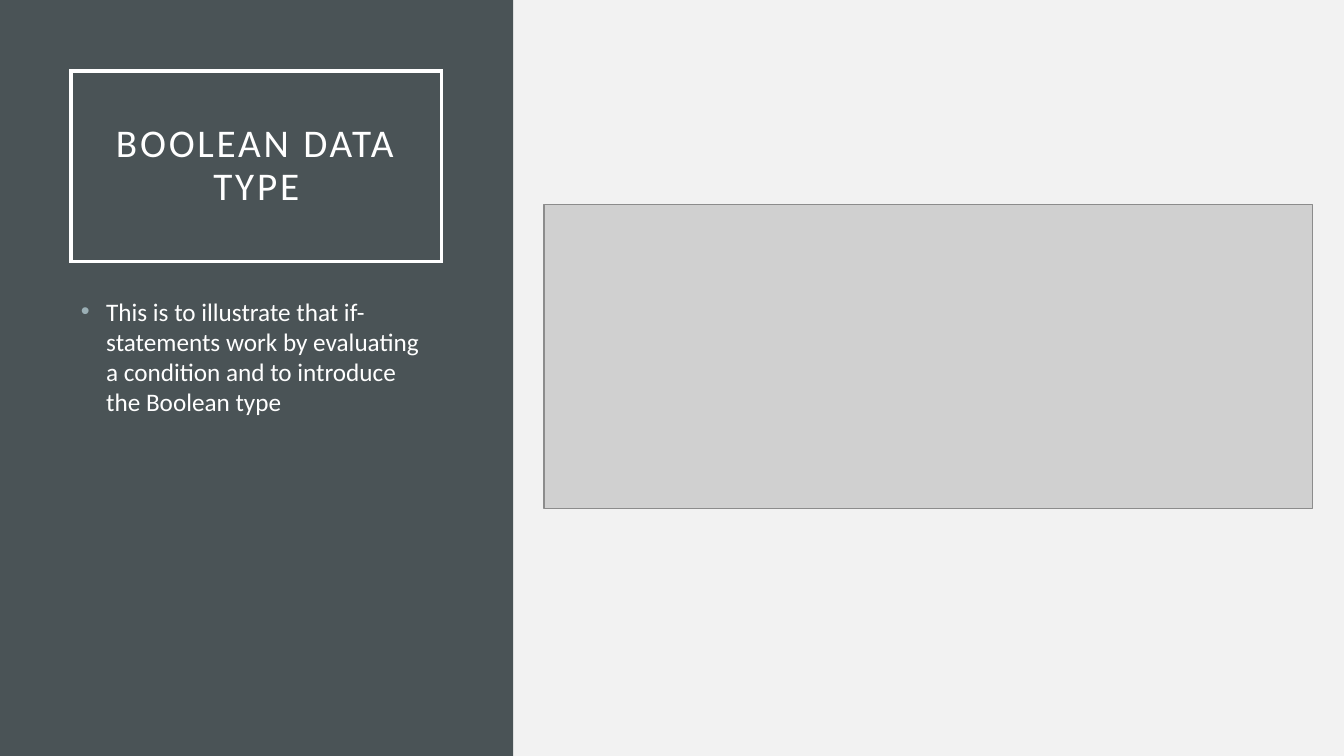
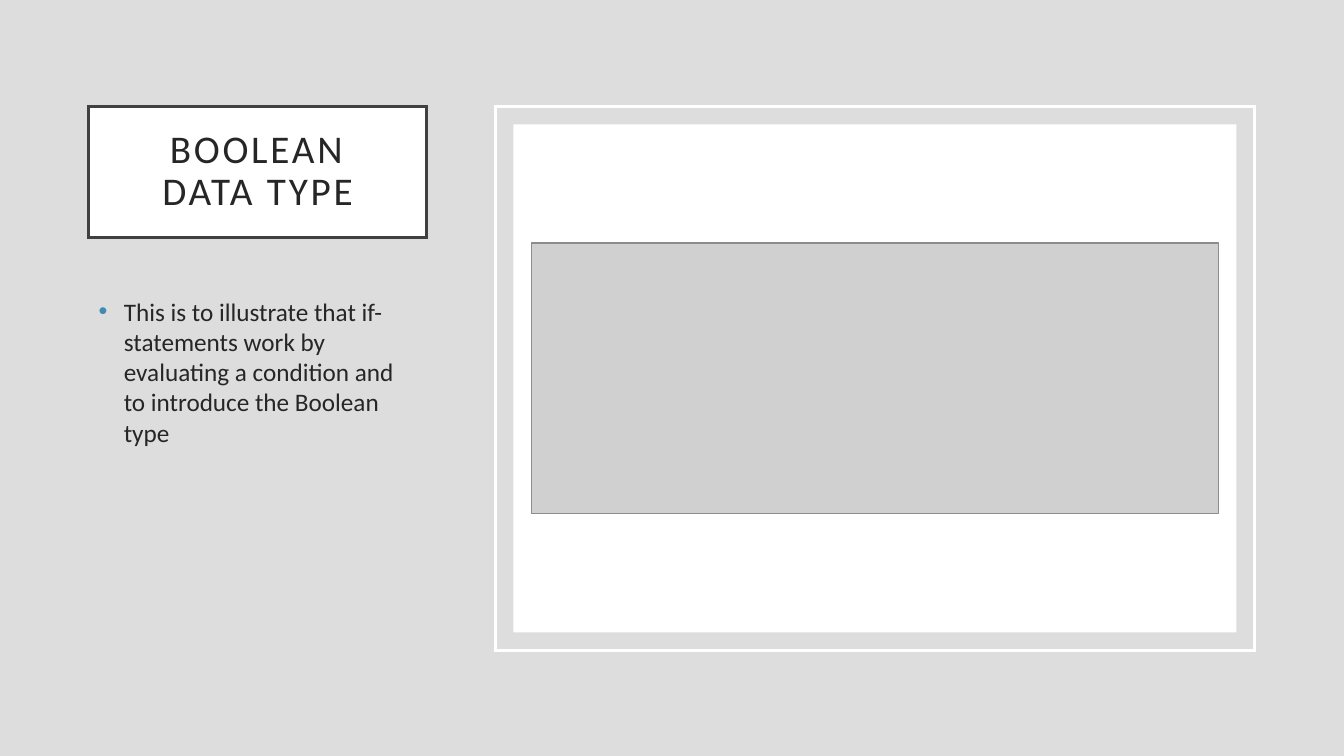
Before and after one commit to rsera/Junior-Knights, a slide deck: slide 12 of Python Lesson 4 If Statement.pptx (slide 10 before the commit). Drawn at 1344x756 pixels with LibreOffice and Linux fonts; fonts in the diff are those of the drawing; grey boxes stand for pictures. Boxes give left, top, right and bottom in pixels: in the first picture for what was removed or moved away, otherwise in the second. Text is boxed around its words. In the diff, an @@ line names an element or a change of style, - is before the commit and + after.

```diff
--- a/Python Lesson 4 If Statement.pptx
+++ b/Python Lesson 4 If Statement.pptx
@@ background #F2F2F2 to #DDDDDD @@
@@ title "BOOLEAN DATA TYPE": place and size @@
-title "BOOLEAN DATA TYPE" at box(71, 71, 442, 261)
+title "BOOLEAN DATA TYPE" at box(89, 106, 426, 237)
@@ title "BOOLEAN DATA TYPE" at box(89, 106, 426, 237): text colour #FFFFFF to #262626; fill none to #FFFFFF; outline #FFFFFF 2.5 pt to #404040 2.5 pt @@
@@ rectangle: place and size @@
-rectangle at box(0, 0, 513, 756)
+rectangle at box(495, 106, 1254, 650)
@@ rectangle at box(495, 106, 1254, 650): fill #4A5356 to none; outline none to #FFFFFF 2.5 pt @@
@@ rectangle added at box(513, 124, 1236, 632), fill #FFFFFF @@
@@ picture: place and size @@
-picture at box(544, 205, 1314, 508)
+picture at box(531, 243, 1218, 514)
@@ text "This is to illustrate that ...": place and size @@
-text "This is to illustrate that ..." at box(106, 303, 418, 415)
+text "This is to illustrate that ..." at box(124, 303, 394, 446)
@@ text "This is to illustrate that ..." at box(124, 303, 394, 446): text colour #FFFFFF to #262626; bullet colour #9BAFB5 to #418AB3 @@
```
Also in this commit, not shown: 14 other slides changed, 3 slides added, 2 other files.
